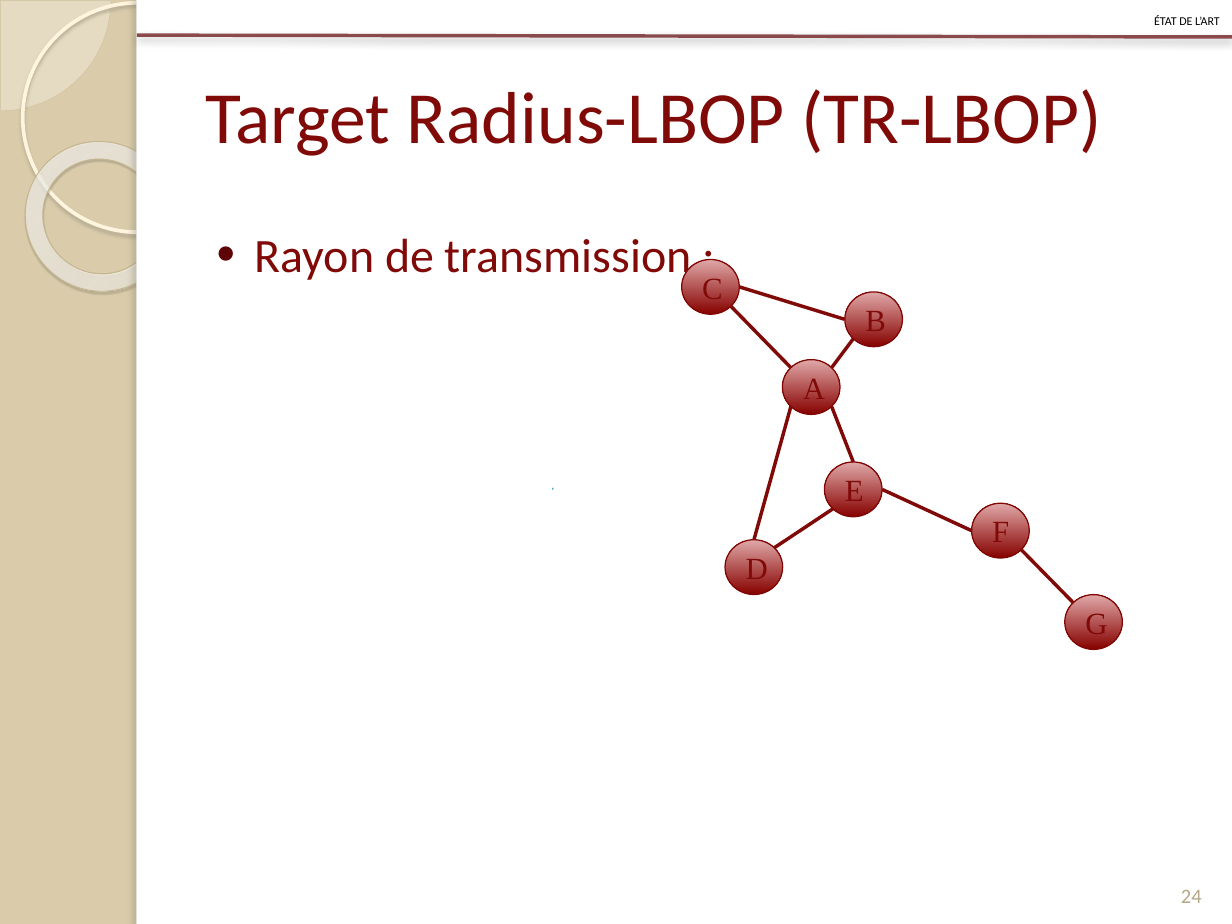
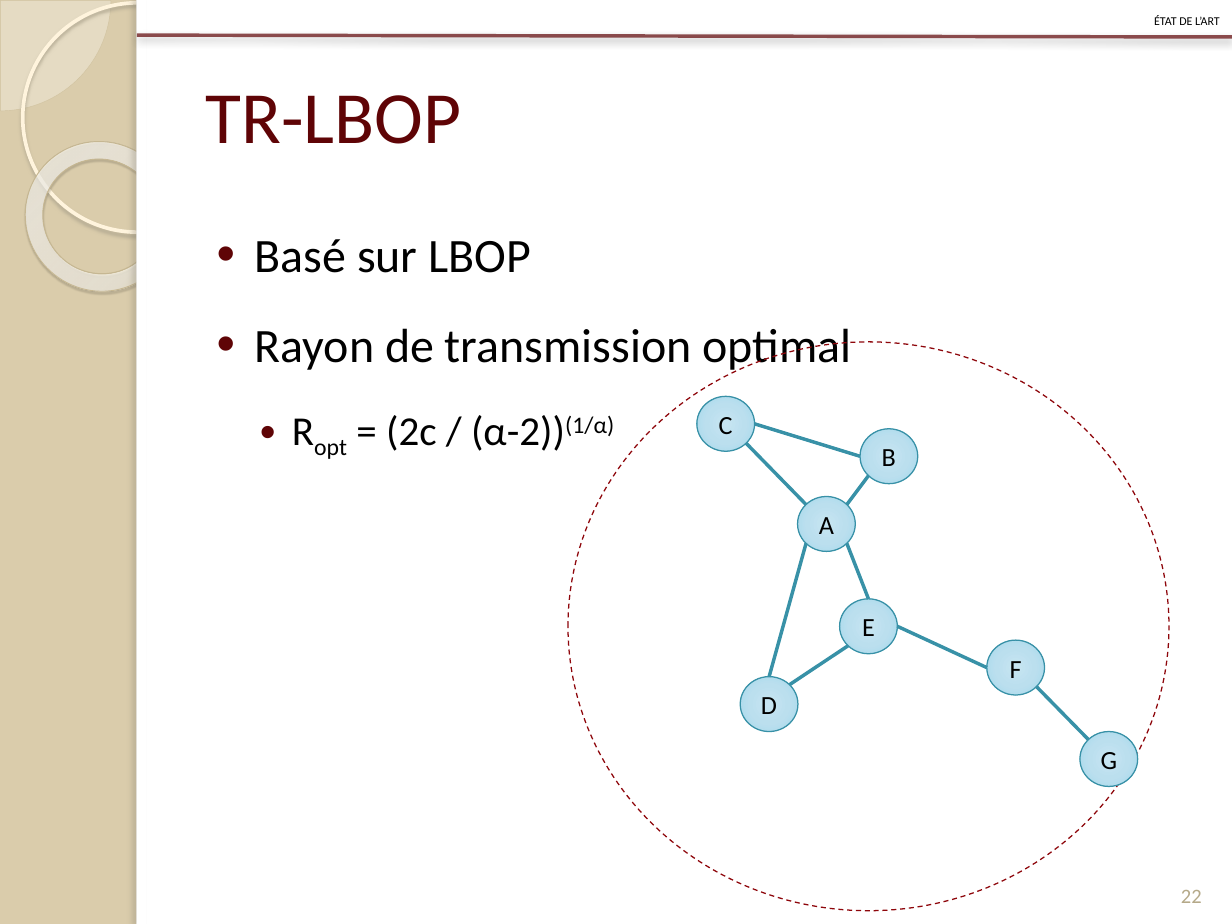
Before and after one commit to Patre/Energy-saving-in-sensors--networks, a slide deck: slide 22 of Redaction/Presentation/pres.pptx (slide 24 before the commit). Drawn at 1232x924 pixels with LibreOffice and Linux fonts; fonts in the diff are those of the drawing. Boxes give left, top, right and bottom in pixels: in the first picture for what was removed or moved away, otherwise in the second. Text is boxed around its words. In the diff, an @@ line names an element or a change of style, - is before the commit and + after.

Commit message:
Presentation

```diff
--- a/Redaction/Presentation/pres.pptx
+++ b/Redaction/Presentation/pres.pptx
@@ title at (206, 95, 462, 144): text changed; text colour #800A07 to #5F0406 @@
-Target Radius-LBOP (TR-LBOP)
+TR-LBOP
@@ text at (255, 239, 851, 451): text changed; text colour #800A07 to #000000 @@
-• Rayon de transmission :
+• Basé sur LBOP
+• Rayon de transmission optimal
+  • Ropt = (2c / (α-2))(1/α)
@@ line removed from (731, 307) to (791, 367) @@
@@ 8 ellipses: place and size @@
-8 ellipses at (553, 205, 1154, 774)
+8 ellipses at (568, 342, 1169, 912)
@@ ellipse at (568, 342, 1169, 912): outline #46AAC4 0.74 pt to #8E060B 0.75 pt dashed @@
@@ line removed from (832, 367) to (854, 339) @@
@@ line moved from (832, 407) - (854, 462) to (747, 444) - (806, 505) @@
@@ line (747, 444) - (806, 505): stroke #800A07 2.01 pt to #3891A7 2 pt @@
@@ line added from (860, 456) to (755, 424), #3891A7 2 pt @@
@@ line moved from (791, 407) - (754, 540) to (846, 505) - (869, 476) @@
@@ line (846, 505) - (869, 476): stroke #800A07 2.01 pt to #3891A7 2 pt @@
@@ line moved from (882, 489) - (972, 531) to (806, 543) - (769, 676) @@
@@ line (806, 543) - (769, 676): stroke #800A07 2.01 pt to #3891A7 2 pt @@
@@ line moved from (775, 548) - (833, 509) to (846, 543) - (869, 599) @@
@@ line (846, 543) - (869, 599): stroke #800A07 2.01 pt to #3891A7 2 pt @@
@@ size 18 to 15.3 pt, font Times New Roman to Calibri, text colour #800A07 to #000000; fill gradient #860200 to #E0A8A8 to gradient #C9E6F2 to #BBE0EF to #A4D8ED to #9BD7EE; outline #800603 0.74 pt to #3891A7 0.75 pt in 7 elements at (860, 429, 918, 484), (740, 676, 798, 732), (987, 641, 1045, 696), (797, 496, 855, 552), (1080, 732, 1138, 787), (697, 397, 755, 452), (840, 599, 898, 654) @@
@@ line moved from (1021, 549) - (1073, 602) to (897, 626) - (987, 668) @@
@@ line (897, 626) - (987, 668): stroke #800A07 2.01 pt to #3891A7 2 pt @@
@@ line moved from (845, 319) - (739, 287) to (790, 685) - (848, 646) @@
@@ line (790, 685) - (848, 646): stroke #800A07 2.01 pt to #3891A7 2 pt @@
@@ line added from (1036, 686) to (1088, 739), #3891A7 2 pt @@
@@ page number at (1181, 890, 1202, 903): text changed @@
-24
+22
```
Also in this commit, not shown: 12 other slides changed, 10 slides added, 4 slides removed, 8 other files.
